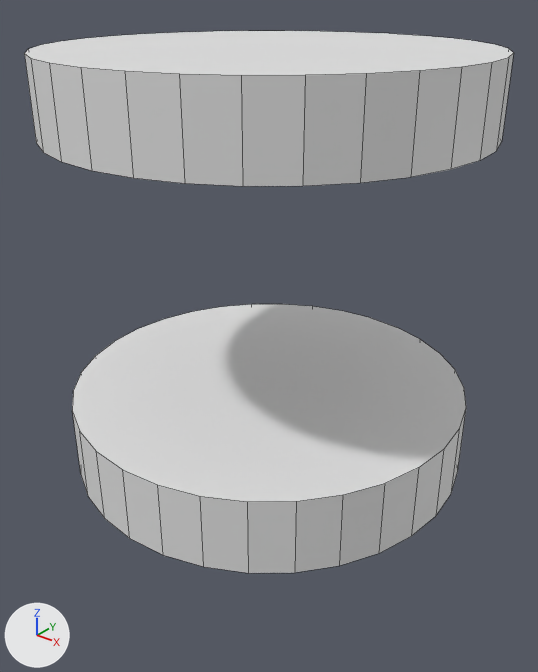
The Blender file Washed Up Wizard/Assets/Models/Environment/pedistal.blend: old version first, new version second.
Camera for both pictures: a camera (50 mm lens) standing at (1.063, -1.328, 1.139) and looking at (0.021, -0.026, 0.331). The lights are fixed; the arrows at lower left show +X, +Y and +Z. Mesh edges are drawn as thin lines.

Objects in the first picture: 'Pedistal'.
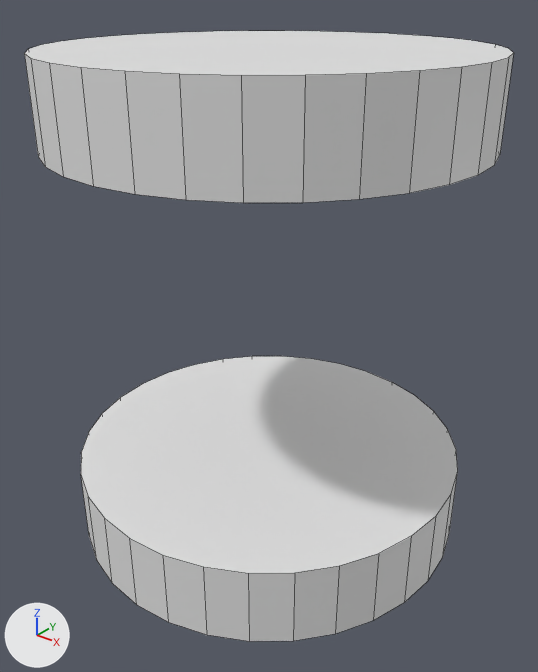
Patch to the scene script:
```diff
--- a/Washed Up Wizard/Assets/Models/Environment/pedistal.blend.py
+++ b/Washed Up Wizard/Assets/Models/Environment/pedistal.blend.py
@@ me_circle @@
 me_circle.from_pydata(...)  # 128 vertices, 68 faces; spans x -0.5..0.5, y -0.5..0.5, z 0.0..1.0
 # used by ob_pedistal; location = (0.0, 0.0, 0.0)
+# me_circle part 1: the loose piece of 64 vertices spanning x -0.5..0.5, y -0.5..0.5, z 0.0..0.188 is scaled about its middle by (1, 1, 1.07), then moved by (0.0, 0.0, -0.194)
+# me_circle part 2: all 32 vertices in x -0.5..0.5, y -0.5..0.5, z 0.828 are moved by (0.0, 0.0, -0.028)
```

Boxes (x1, y1, x2, y2) around the edits, measured in the pictures (538 x 672 px; the box of a moved part takes in the faces that stretch with it):
'Pedistal', reshaped (13% taller)
    before: (24, 31, 514, 573)
    after: (24, 31, 514, 641)
part 1 of me_circle, moved or reshaped
    before: (72, 304, 466, 573)
    after: (81, 356, 458, 641)
part 2 of me_circle, moved or reshaped
    before: (25, 53, 514, 186)
    after: (25, 53, 514, 203)
